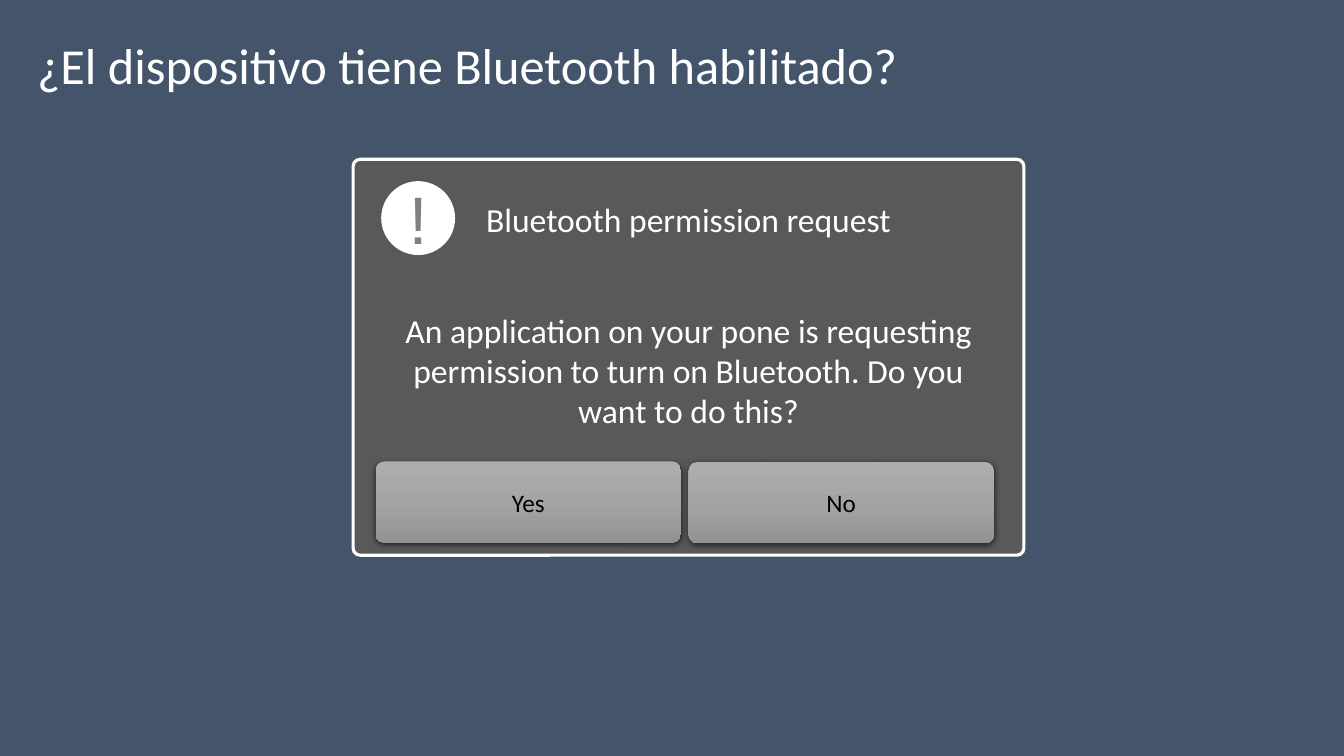
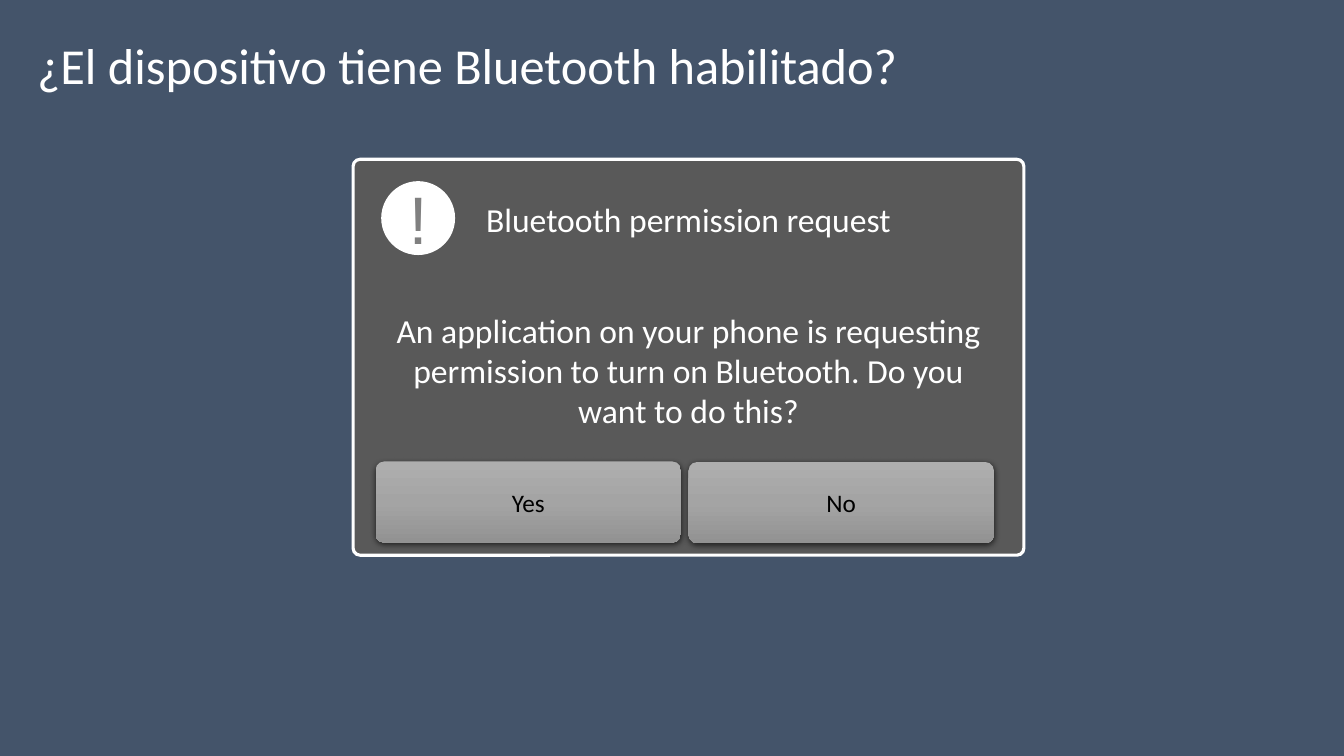
Before and after one commit to josecullen/android, a slide deck: slide 5 of Android Bluetooth.pptx. Drawn at 1344x756 pixels with LibreOffice and Linux fonts; fonts in the diff are those of the drawing; grey boxes stand for pictures. Boxes give left, top, right and bottom in pixels: in the first picture for what was removed or moved away, otherwise in the second. Text is boxed around its words. In the diff, an @@ line names an element or a change of style, - is before the commit and + after.

```diff
--- a/Android Bluetooth.pptx
+++ b/Android Bluetooth.pptx
@@ text at (397, 319, 980, 423): text changed @@
-An application on your pone is requesting permission to turn on Bluetooth. Do you want to do this?
+An application on your phone is requesting permission to turn on Bluetooth. Do you want to do this?
```
Also in this commit, not shown: 2 other slides changed.
